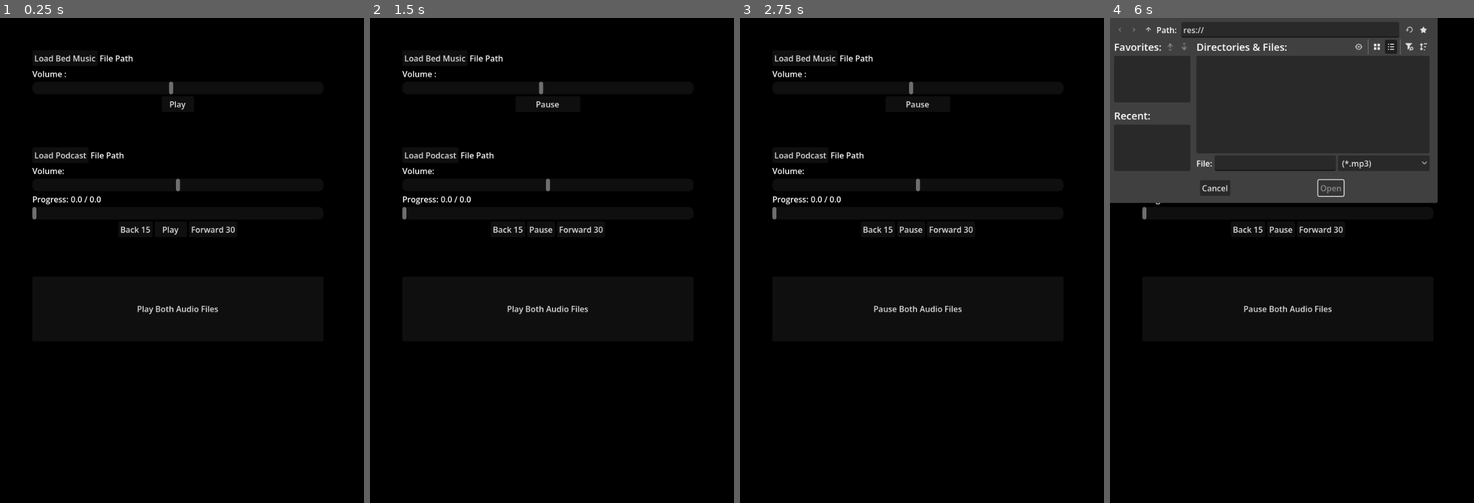
Above: before the commit, frames 1-4 (left to right).
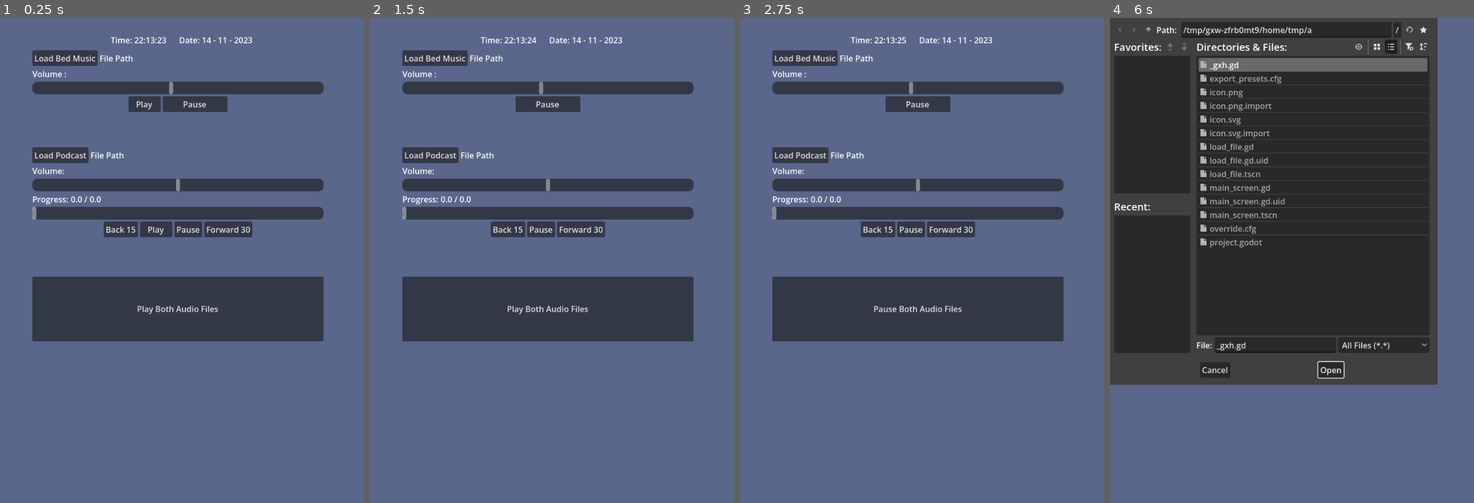
Above: after the commit, the same moments.

Repository: SankVTW/PodcastApp
Game: Godot game, scene res://main_screen.tscn
Two runs of this game, one before a commit and one after it. Both use one fixed random seed, a clock stepped at 60 frames per second and the inputs below.
Inputs:
- Up to frame 1 (0.25 s): no input
- Up to frame 2 (1.5 s): click "Play" at 0.5 s; click "Play" at 1.25 s
- Up to frame 3 (2.75 s): click "Play Both Audio Files" at 2 s
- Up to frame 4 (6 s): click "Forward 30" at 2.75 s; click "Forward 30" at 3.5 s; click "Forward 30" at 4.25 s; click "Back 15" at 5 s; click "Load Bed Music" at 5.75 s

The runs differ from the first frame. In frame 1, 100% of the frame differs, in the area x 0-100%, y 0-100%; in frame 2, 100%; in frame 3, 100%; in frame 4, 69%.

Commit message:
Added time and date, Default color is blue-grey

Diff:
--- a/podcast-app/main_screen.gd
+++ b/podcast-app/main_screen.gd
@@ -6,6 +6,8 @@
 var podcast_volume :float = 0.0
 var podcast_playtime : float
 var podcast_progress : float
+var local_date  = Time.get_datetime_dict_from_system()
+var local_time  = Time.get_time_string_from_system()
 
 
 # Called when the node enters the scene tree for the first time.
@@ -13,16 +15,19 @@
 	#podcast_playtime = 0.0
 	print(bed_music)
 	print(bed_volume)
-
+	print("Time: ",local_time,"      ","Date: ",local_date.day," - ", local_date.month , " - ", local_date.year )
 
 # Called every frame. 'delta' is the elapsed time since the previous frame.
 func _process(delta: float) -> void:
 	#update_bed_music_volume()
 	#update_podcast_volume()
 	update_podcast_progress()
+	update_time_date()
 
-
-
+func update_time_date():
+	local_date = Time.get_datetime_dict_from_system()
+	local_time = Time.get_time_string_from_system()
+	$TimeDateLable.text = str("Time: ",local_time,"      ","Date: ",local_date.day," - ", local_date.month , " - ", local_date.year )
 func load_bed_music_mp3(path):
 	var file = FileAccess.open(path, FileAccess.READ)
 	var sound = AudioStreamMP3.new()
--- a/podcast-app/main_screen.tscn
+++ b/podcast-app/main_screen.tscn
@@ -16,7 +16,7 @@
 [node name="ColorRect" type="ColorRect" parent="." unique_id=696309169]
 offset_right = 720.0
 offset_bottom = 960.0
-color = Color(0, 0, 0, 1)
+color = Color(0.35195246, 0.39895642, 0.5399287, 1)
 
 [node name="BedMusicControls" type="VBoxContainer" parent="." unique_id=1611353839]
 custom_maximum_size = Vector2(576, -1)
@@ -30,10 +30,11 @@
 
 [node name="FileDialog" type="FileDialog" parent="BedMusicControls/HBoxContainer2" unique_id=1426772110]
 title = "Open a File"
+size = Vector2i(640, 720)
 file_mode = 0
 display_mode = 1
-root_subfolder = "res://Bedmusic/"
-filters = PackedStringArray("*.mp3")
+access = 2
+use_native_dialog = true
 
 [node name="LoadBedMusic" type="Button" parent="BedMusicControls/HBoxContainer2" unique_id=2143036947]
 layout_mode = 2
@@ -72,7 +73,6 @@
 parameters/looping = true
 
 [node name="PauseBedMusic" type="Button" parent="BedMusicControls/HBoxContainer" unique_id=1536354302]
-visible = false
 custom_minimum_size = Vector2(128, 0)
 layout_mode = 2
 text = "Pause"
@@ -96,10 +96,11 @@
 oversampling_override = 1.0
 title = "Open a File"
 position = Vector2i(0, 36)
+size = Vector2i(640, 720)
 file_mode = 0
 display_mode = 1
-root_subfolder = "res://Podcast/"
-filters = PackedStringArray("*.mp3")
+access = 2
+use_native_dialog = true
 
 [node name="LoadPodcast" type="Button" parent="PodcastControls/HBoxContainer2" unique_id=1274104911]
 layout_mode = 2
@@ -158,7 +159,6 @@
 autowrap_trim_flags = 0
 
 [node name="StopPodcast" type="Button" parent="PodcastControls/HBoxContainer" unique_id=138321423]
-visible = false
 layout_mode = 2
 text = "Pause"
 
@@ -183,6 +183,14 @@
 custom_minimum_size = Vector2(576, 0)
 layout_mode = 2
 text = "Play Both Audio Files"
+
+[node name="TimeDateLable" type="Label" parent="." unique_id=159409961]
+offset_left = 16.0
+offset_top = 32.0
+offset_right = 704.0
+offset_bottom = 55.0
+text = "Time : 00:00:00  Date  Day:Month:Year"
+horizontal_alignment = 1
 
 [connection signal="file_selected" from="BedMusicControls/HBoxContainer2/FileDialog" to="." method="_on_file_dialog_file_selected"]
 [connection signal="pressed" from="BedMusicControls/HBoxContainer2/LoadBedMusic" to="." method="_on_load_bed_music_pressed"]
--- a/podcast-app/project.godot
+++ b/podcast-app/project.godot
@@ -13,14 +13,14 @@
 config/name="podcast app"
 run/main_scene="res://main_screen.tscn"
 config/features=PackedStringArray("4.7", "Forward Plus")
-config/icon="res://icon.svg"
+config/icon="uid://nfb8dhnpfyo0"
 
 [display]
 
 window/size/viewport_width=720
 window/size/viewport_height=960
-window/size/resizable=false
 window/stretch/mode="viewport"
+window/handheld/orientation=6
 
 [physics]
 
Not shown, changed: podcast-app/export_presets.cfg
Binary file added: podcast-app/icon.png
Not shown, added: podcast-app/icon.png.import
Not shown, changed: .gitignore
Not shown, added: podcast-app/icon.xcf
